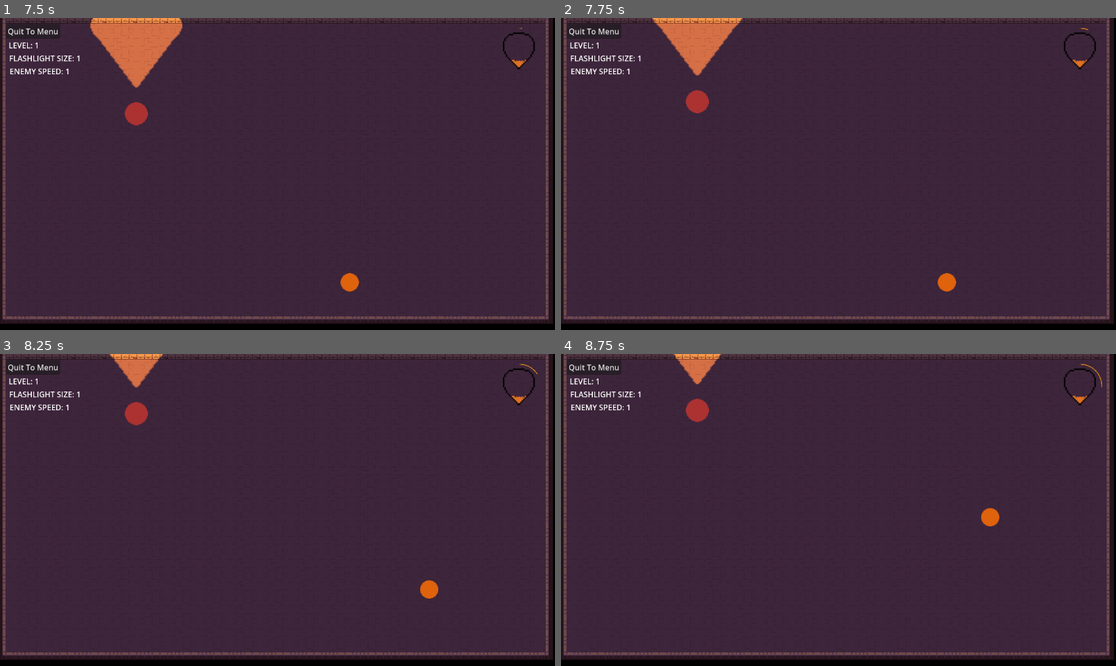
Above: before the commit, frames 1-4 (two rows, left to right).
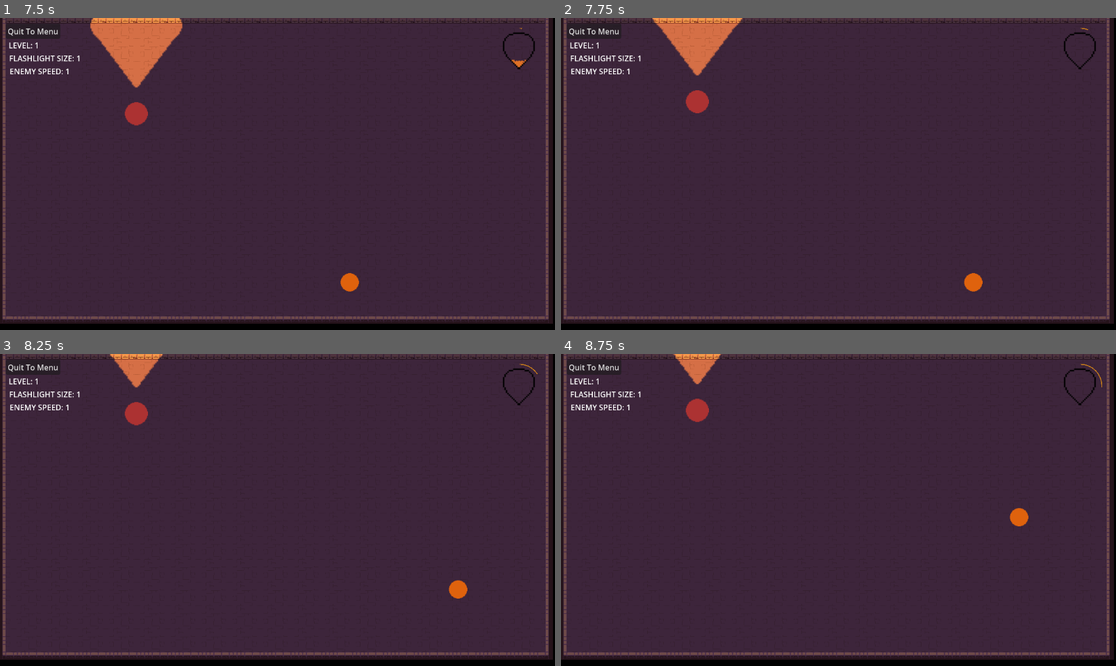
Above: after the commit, the same moments.

Repository: robliv/gamejam2024
Game: Godot game, scene res://scenes/game_manager.tscn
Same seed, same stepped clock (60 frames per second), same inputs: the game is played once before the commit and once after it.
Inputs:
- Up to frame 1 (7.5 s): click "PLAY" at 0.5 s; click "Start" at 1.25 s; tap Enter (ui_accept) at 2, 2.27, 2.3, 2.57, 2.85, 3.02, 3.32, 3.8, 4.52, 4.82, 5.1, 5.27, 5.57, 6.02, 6.32, 6.8, 7.35 s; hold D (move_right) 2.03-2.78 s; tap Shift (ui_shift, bound only after the commit) at 2.1, 3.05, 3.6, 4.35, 5.85, 6.6 s; hold S (move_down) 2.78-3.53 s; hold D (move_right) 3.53-4.28 s; hold W (move_up) 4.28-5.03 s; hold A (move_left) 5.03-6.53 s; hold S (move_down) 6.53-7.28 s; hold D (move_right) from 7.28 s (still down)
- Up to frame 2 (7.75 s): keep holding D (move_right); tap Enter (ui_accept) at 7.52 s; tap Shift (ui_shift, bound only after the commit) at 7.55 s
- Up to frame 3 (8.25 s): tap Enter (ui_accept) at 7.82 s; release D (move_right) at 8.03 s; hold W (move_up) from 8.03 s (still down); tap Shift (ui_shift, bound only after the commit) at 8.1 s
- Up to frame 4 (8.75 s): keep holding W (move_up); tap Enter (ui_accept) at 8.27, 8.3, 8.57 s

Frame 1 is identical in both runs. In frame 2, 0.4% of the frame differs, in the area x 67-95%, y 13-88%; in frame 3, 0.4%, in the area x 75-95%, y 13-79%; in frame 4, 0.4%.

Commit message:
simple deflate mechainic

Diff:
--- a/project/project.godot
+++ b/project/project.godot
@@ -45,6 +45,11 @@
 "events": [Object(InputEventKey,"resource_local_to_scene":false,"resource_name":"","device":-1,"window_id":0,"alt_press …(192 unchanged characters)…
 ]
 }
+ui_shift={
+"deadzone": 0.5,
+"events": [Object(InputEventKey,"resource_local_to_scene":false,"resource_name":"","device":-1,"window_id":0,"alt_pressed":false,"shift_pressed":false,"ctrl_pressed":false,"meta_pressed":false,"pressed":false,"keycode":0,"physical_keycode":4194325,"key_label":0,"unicode":0,"location":0,"echo":false,"script":null)
+]
+}
 
 [rendering]
 
--- a/project/scenes/player.gd
+++ b/project/scenes/player.gd
@@ -1,17 +1,23 @@
 extends CharacterBody2D
 
 const SPEED = 300.0
+const DASH_SPEED = 600.0  # Dash speed is higher than normal speed
+const DASH_DURATION = 0.2
 const SCALE_FACTOR = 1.2 # Adjust this factor to scale the character up or down.
 const MAX_SIZE = 5
 
 var current_size = 1
+var is_dashing = false
+var dash_time_left = 0.0
 
-var audio: AudioStreamPlayer2D
+var enflate: AudioStreamPlayer2D
+var deflate: AudioStreamPlayer2D
 
 signal request_endgame
 
 func _ready() -> void:
-	audio = $AudioStreamPlayer2D
+	enflate = $Enflate
+	deflate = $Deflate
 
 func _physics_process(delta: float) -> void:
 
@@ -25,9 +31,24 @@
 		Input.get_action_strength("move_down") - Input.get_action_strength("move_up")
 	)
 
-	# If there's input, set the velocity in that direction.
+	# Handle dash
+	if Input.is_action_just_pressed("ui_shift") && Globals.current_ballon_size > 0:  # Replace "ui_shift" with your dash key
+		is_dashing = true
+		Globals.current_ballon_size -= 1
+		dash_time_left = DASH_DURATION
+		deflate.play()
+
+	if is_dashing:
+		dash_time_left -= delta
+		if dash_time_left <= 0:
+			is_dashing = false
+
+	# Set the velocity based on the current dash state
 	if direction != Vector2.ZERO:
-		velocity = direction.normalized() * SPEED
+		if is_dashing:
+			velocity = direction.normalized() * DASH_SPEED
+		else:
+			velocity = direction.normalized() * SPEED
 	else:
 		velocity = Vector2.ZERO
 
@@ -40,7 +61,7 @@
 
 func scale_character() -> void:
 	if !Globals.enflate_cooldown:
-		audio.play()
+		enflate.play()
 		# Scale the character by the scale factor.
 		self.scale *= SCALE_FACTOR
 		current_size += 1
--- a/project/scenes/player.tscn
+++ b/project/scenes/player.tscn
@@ -1,8 +1,9 @@
-[gd_scene load_steps=5 format=3 uid="uid://hmgof7efpjlm"]
+[gd_scene load_steps=6 format=3 uid="uid://hmgof7efpjlm"]
 
 [ext_resource type="Texture2D" uid="uid://bnmvvuy3ruxys" path="res://assets/player.png" id="1_03k67"]
 [ext_resource type="Script" path="res://scenes/player.gd" id="1_6gjkk"]
 [ext_resource type="AudioStream" uid="uid://dtvcjnoqymcgg" path="res://assets/blow-[AudioTrimmer.com].wav" id="3_gt6bt"]
+[ext_resource type="AudioStream" uid="uid://db3hl4icfhjol" path="res://assets/balloon-deflate-83447-[AudioTrimmer.com].mp3" id="4_36qul"]
 
 [sub_resource type="CircleShape2D" id="CircleShape2D_ux2b3"]
 radius = 16.0
@@ -18,7 +19,10 @@
 [node name="Sprite2D" type="Sprite2D" parent="CharacterBody2D"]
 texture = ExtResource("1_03k67")
 
-[node name="AudioStreamPlayer2D" type="AudioStreamPlayer2D" parent="CharacterBody2D"]
+[node name="Enflate" type="AudioStreamPlayer2D" parent="CharacterBody2D"]
 stream = ExtResource("3_gt6bt")
 volume_db = 5.0
 panning_strength = 2.0
+
+[node name="Deflate" type="AudioStreamPlayer2D" parent="CharacterBody2D"]
+stream = ExtResource("4_36qul")
Not shown, added: project/assets/balloon-deflate-83447-[AudioTrimmer.com].mp3.import
Not shown, added: project/assets/balloon-deflate-83447-[AudioTrimmer.com].mp3
